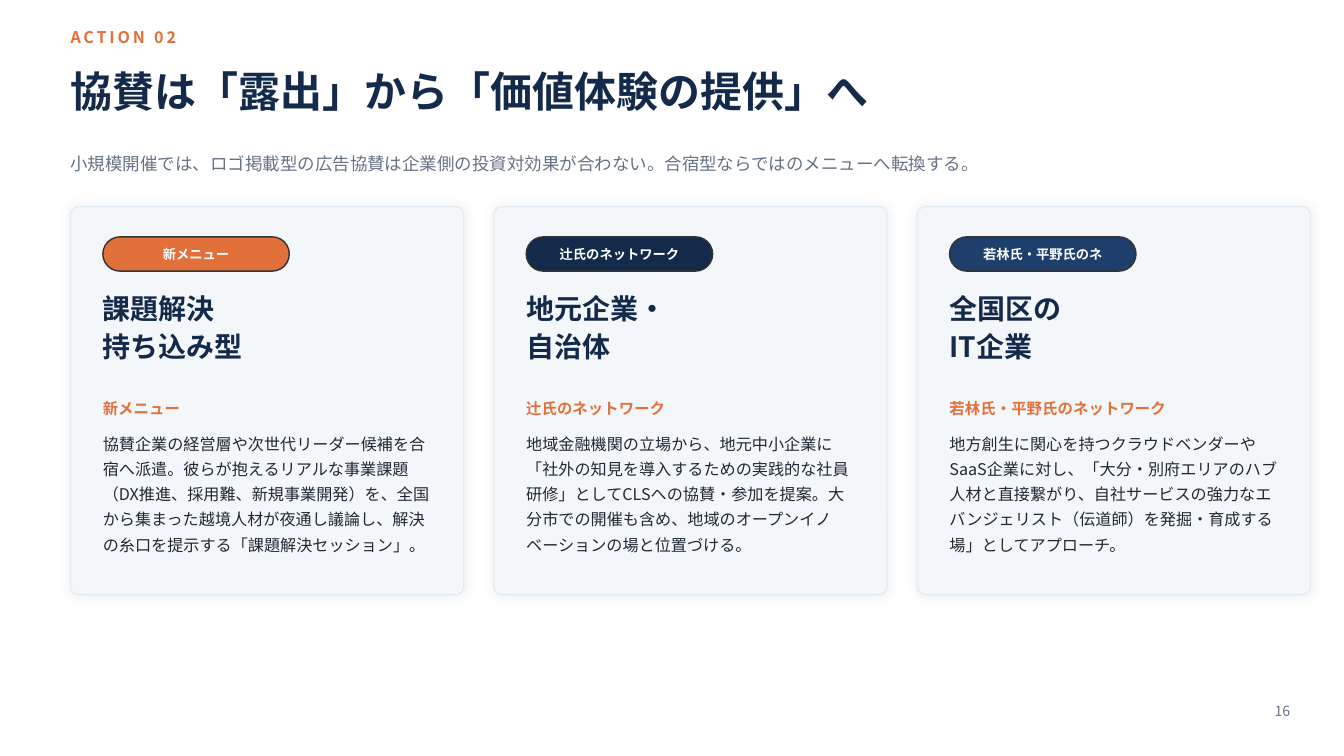
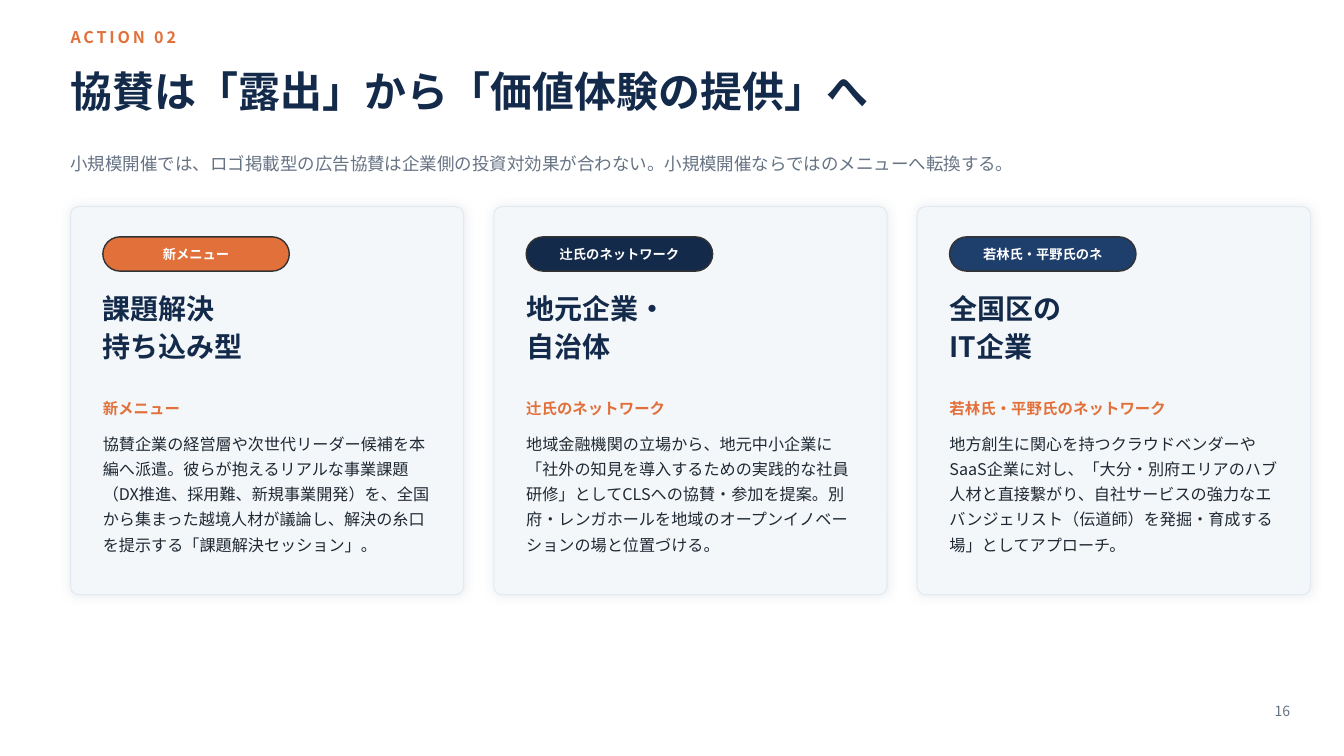
Before and after one commit to RyoWakabayashi/cls-beppu, a slide deck: slide 16 of docs/meetings/20260816/CLS別府第2回企画立案.pptx. Drawn at 1344x756 pixels with LibreOffice and Linux fonts; fonts in the diff are those of the drawing. Boxes give left, top, right and bottom in pixels: in the first picture for what was removed or moved away, otherwise in the second. Text is boxed around its words. In the diff, an @@ line names an element or a change of style, - is before the commit and + after.

```diff
--- a/docs/meetings/20260816/CLS別府第2回企画立案.pptx
+++ b/docs/meetings/20260816/CLS別府第2回企画立案.pptx
@@ text at (71, 155, 1014, 172): text changed @@
-小規模開催では、ロゴ掲載型の広告協賛は企業側の投資対効果が合わない。合宿型ならではのメニューへ転換する。
+小規模開催では、ロゴ掲載型の広告協賛は企業側の投資対効果が合わない。小規模開催ならではのメニューへ転換する。
@@ text at (103, 436, 429, 553): text changed @@
-協賛企業の経営層や次世代リーダー候補を合宿へ派遣。彼らが抱えるリアルな事業課題（DX推進、採用難、新規事業開発）を、全国から集まった越境人材が夜通し議論し、解決の糸口を提示する「課題解決セッション」。
+協賛企業の経営層や次世代リーダー候補を本編へ派遣。彼らが抱えるリアルな事業課題（DX推進、採用難、新規事業開発）を、全国から集まった越境人材が議論し、解決の糸口を提示する「課題解決セッション」。
@@ text at (526, 436, 849, 553): text changed @@
-地域金融機関の立場から、地元中小企業に「社外の知見を導入するための実践的な社員研修」としてCLSへの協賛・参加を提案。大分市での開催も含め、地域のオープンイノベーションの場と位置づける。
+地域金融機関の立場から、地元中小企業に「社外の知見を導入するための実践的な社員研修」としてCLSへの協賛・参加を提案。別府・レンガホールを地域のオープンイノベーションの場と位置づける。
```
Also in this commit, not shown: 11 other slides changed, 2 other files.
